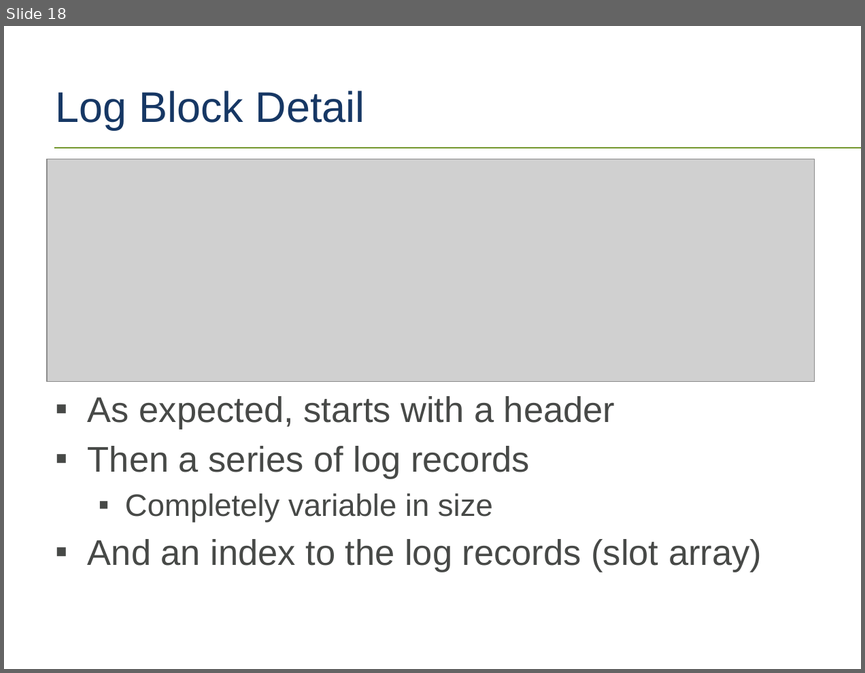
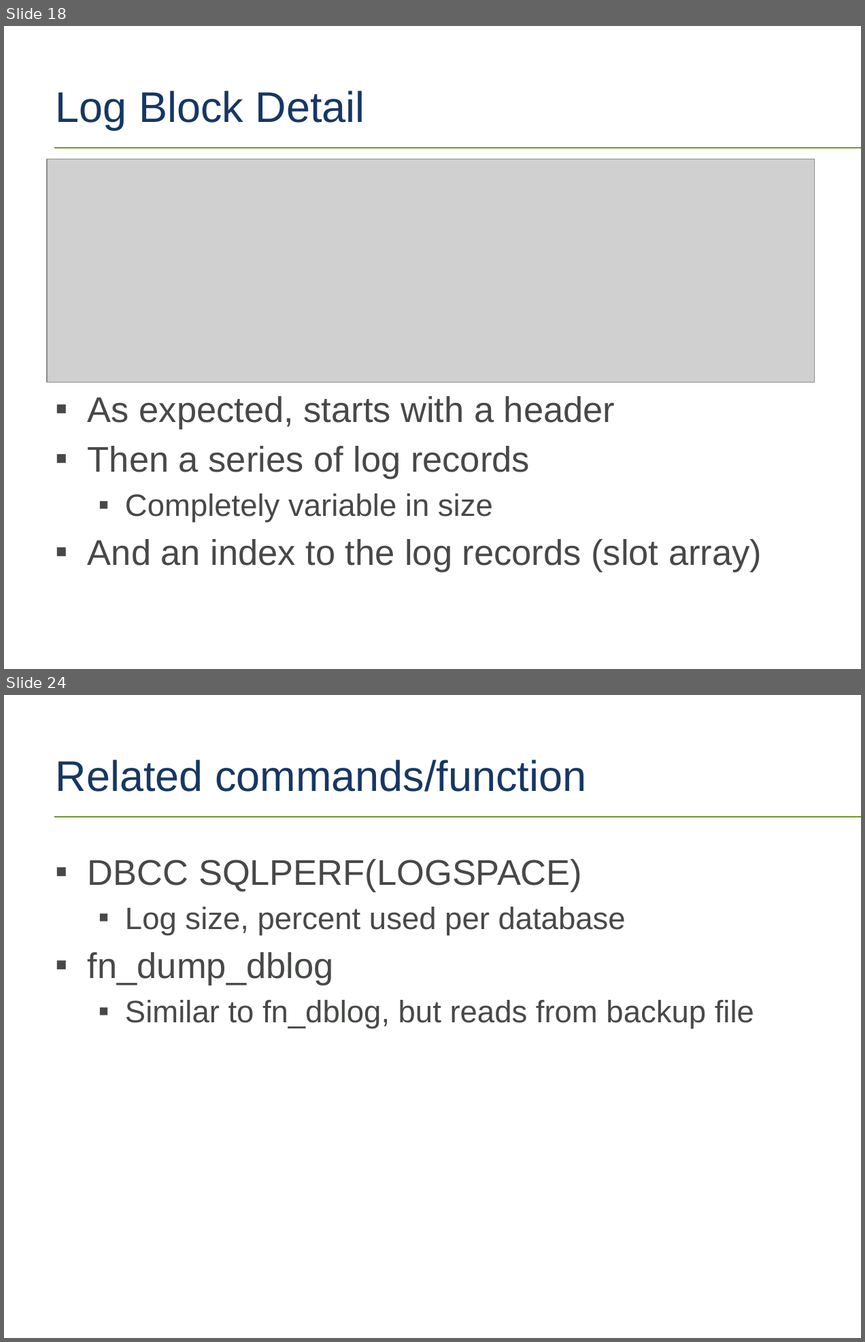
Before and after one commit to tf3604/LogFilePresentation, a slide deck: TransactionLog.pptx. Shown one above the other, each under a label of ours: slide 18 before the commit, slides 18 and 24 after it; the slides between them are not shown. The pictures are 865x673 and 865x1342 pixels, drawn with LibreOffice and Linux fonts; fonts in the diff are those of the drawing; grey boxes stand for pictures; background and template pictures are left out. Boxes give left, top, right and bottom in pixels: in the first picture for what was removed or moved away, otherwise in the second. Text is boxed around its words. In the diff, an @@ line names an element or a change of style, - is before the commit and + after.

Commit message:
LSN info and basic log informational commands.

```diff
--- a/TransactionLog.pptx
+++ b/TransactionLog.pptx
@@ slide 24 added at (4,695,861,1338), background #FFFFFF; not listed: 1 template element that a slide beside it also shows @@
@@ title added at (56,760,586,792), 36 pt, text #163764 @@
+Related commands/function
@@ text added at (88,859,754,1028), 26 pt, text #474947 @@
+▪ DBCC SQLPERF(LOGSPACE)
+  ▪ Log size, percent used per database
+▪ fn_dump_dblog
+  ▪ Similar to fn_dblog, but reads from backup file
```
Also in this commit, not shown: 1 slide changed, 5 other slides added, 1 other file.
